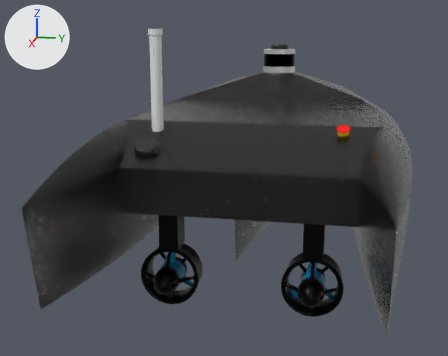
A saved change to the glTF model static/boatanim.glb.
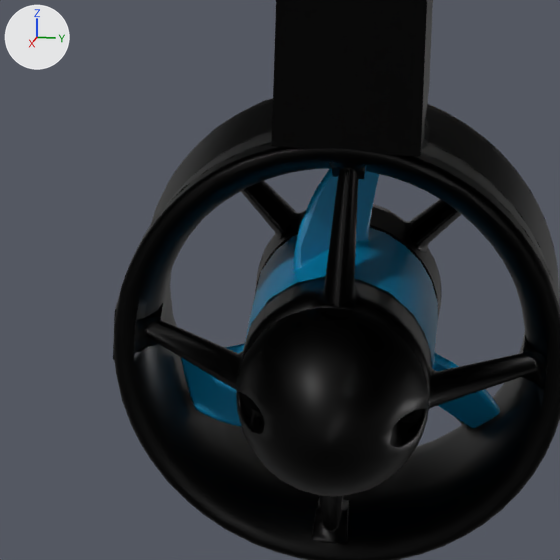
The first picture shows the older version from a camera (50 mm lens) standing at (1.629, 0.225, 0.4) and looking at (0.037, -0.093, 0.002). The close-ups show both versions on the part from 59% to 76% of the width and 67% to 89% of the height of that picture; other places that the commit changed are outside them. Lighting does not change. The marker at upper left points along +X, +Y and +Z. Where no turn or scale is listed for an object, it has been applied to the vertices.

Objects in the first close-up: 'T200-ASM-CCW-THRUSTER-R1.001', 'T200-ASM-CCW-THRUSTER-R1.006', 'T200-ASM-CCW-THRUSTER-R1.007', 'Thruster Mount', 'Thruster Right'.
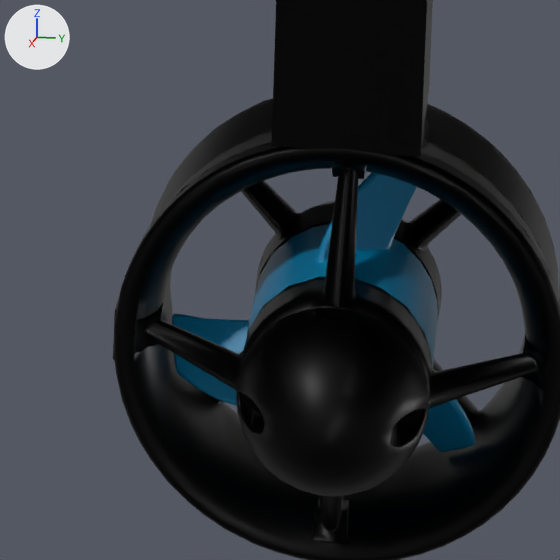
Changed parts and their boxes (x1, y1, x2, y2) in the close-ups (560 x 560 px):
'T200-ASM-CCW-THRUSTER-R1.007', turned
    before: (181, 167, 500, 428)
    after: (172, 173, 476, 452)

The change, as a diff of the scene's bpy script:
```diff
--- a/static/boatanim.glb.py
+++ b/static/boatanim.glb.py
@@ ob_t200_asm_ccw_thruster_r1_007 @@
 ob_t200_asm_ccw_thruster_r1_007.location = (0.0, 0.0, 0.0)
+ob_t200_asm_ccw_thruster_r1_007.rotation_euler = (-0.247, 0.0, 0.0)  # degrees (-14, 0, 0)
```
